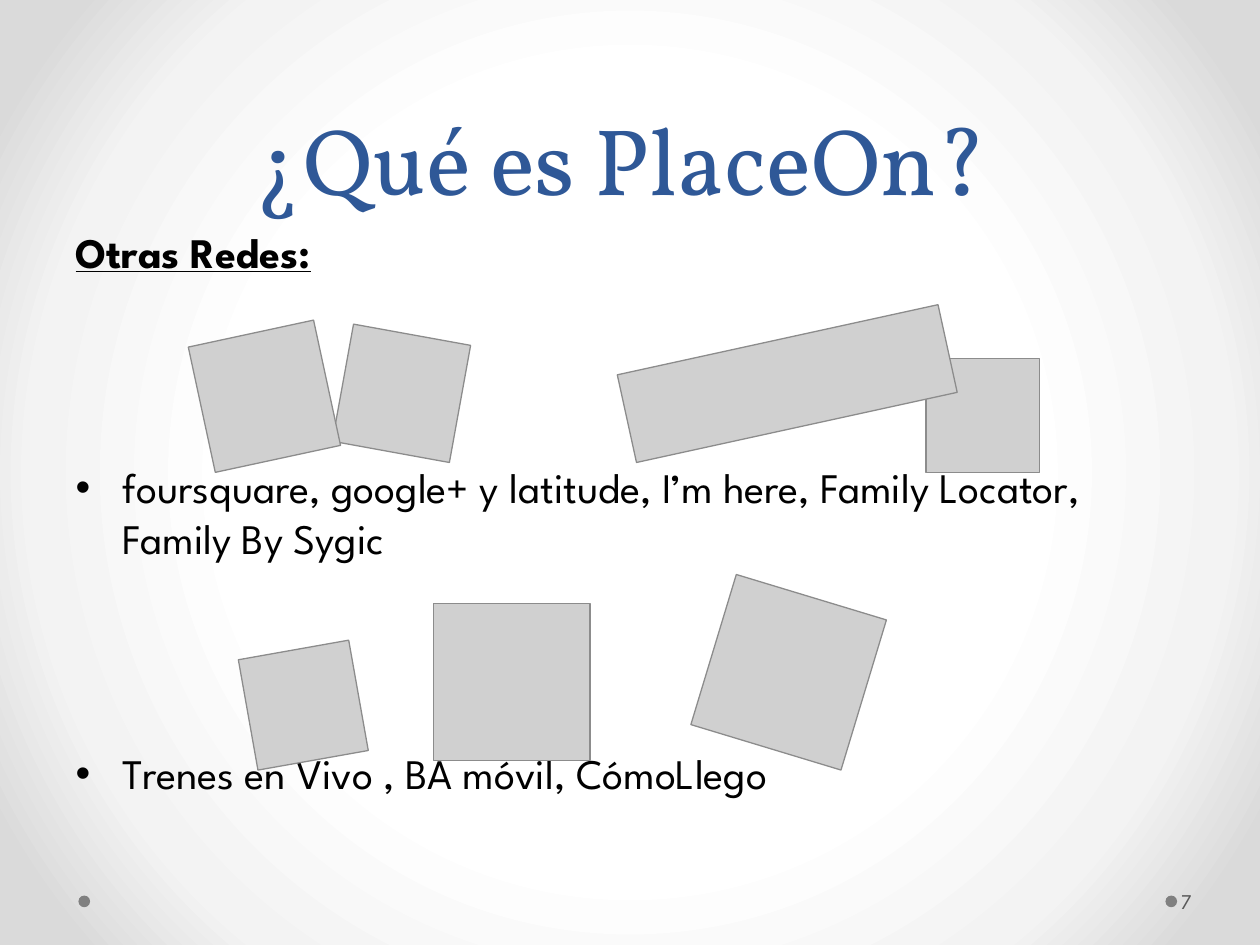
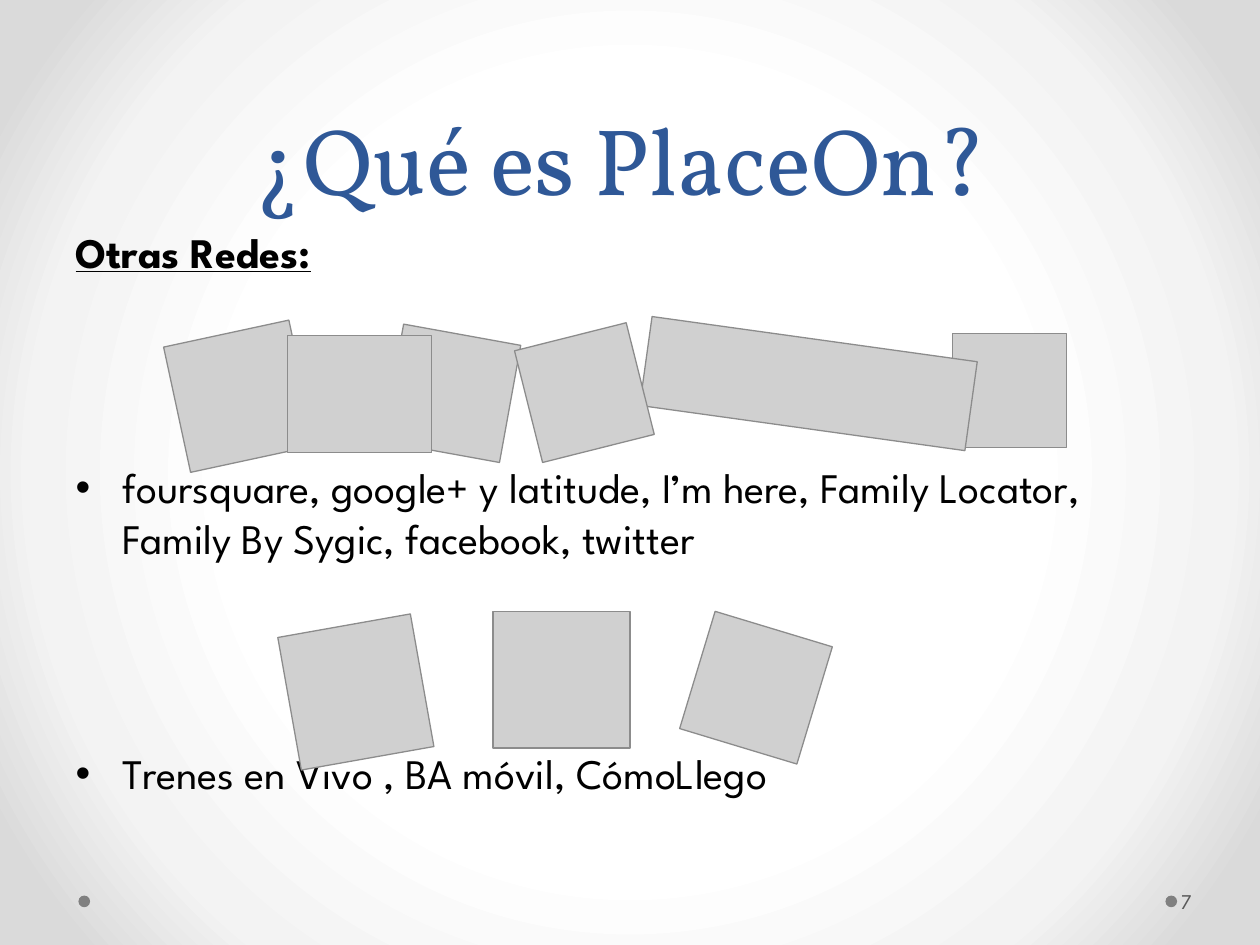
Before and after one commit to ygd182/placeon, a slide deck: slide 7 of Informes/PlaceOn.pptx. Drawn at 1260x945 pixels with LibreOffice and Linux fonts; fonts in the diff are those of the drawing; grey boxes stand for pictures. Boxes give left, top, right and bottom in pixels: in the first picture for what was removed or moved away, otherwise in the second. Text is boxed around its words. In the diff, an @@ line names an element or a change of style, - is before the commit and + after.

```diff
--- a/Informes/PlaceOn.pptx
+++ b/Informes/PlaceOn.pptx
@@ picture: place and size @@
-picture at (188, 321, 341, 473)
+picture at (163, 321, 316, 473)
@@ picture: place and size @@
-picture at (332, 324, 470, 462)
+picture at (382, 324, 520, 462)
@@ picture added at (514, 323, 654, 462) @@
@@ picture at (639, 317, 977, 451): rotation 347 to 7 degrees @@
@@ picture added at (287, 335, 431, 452) @@
@@ picture: place and size @@
-picture at (926, 359, 1040, 472)
+picture at (953, 334, 1066, 447)
@@ text at (123, 462, 1080, 564): text changed @@
-• foursquare, google+ y latitude, I’m here, Family Locator, Family By Sygic
+• foursquare, google+ y latitude, I’m here, Family Locator, Family By Sygic, facebook, twitter
@@ picture: place and size @@
-picture at (238, 640, 368, 770)
+picture at (278, 614, 434, 771)
@@ picture: place and size @@
-picture at (433, 604, 590, 760)
+picture at (493, 611, 630, 748)
@@ picture: place and size @@
-picture at (691, 574, 888, 770)
+picture at (679, 611, 832, 763)
```
Also in this commit, not shown: 8 other slides changed, 7 slides added.
